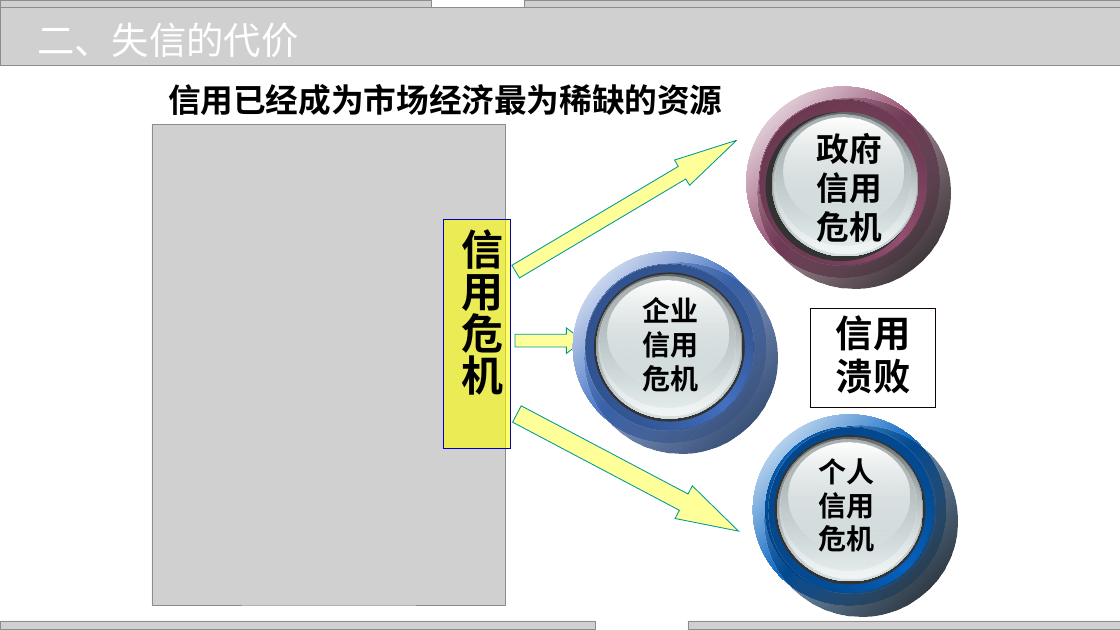
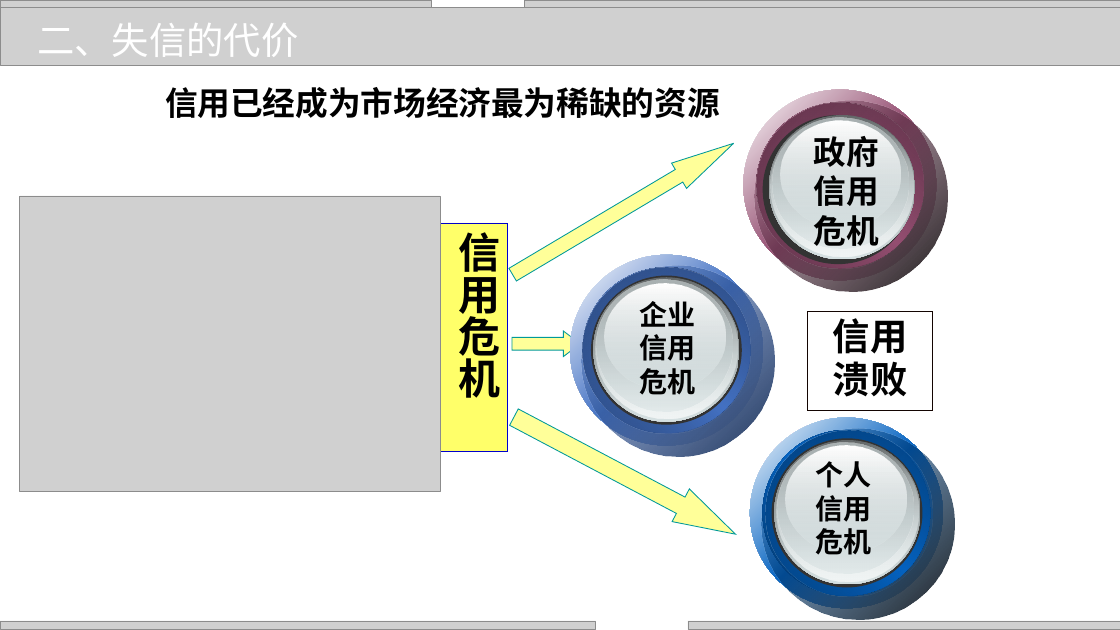
Before and after one commit to zhangjianzhang/internet_credit, a slide deck: slide 15 of files/slides/introduction.pptx. Drawn at 1120x630 pixels with LibreOffice and Linux fonts; fonts in the diff are those of the drawing; grey boxes stand for pictures; background and template pictures are left out. Boxes give left, top, right and bottom in pixels: in the first picture for what was removed or moved away, otherwise in the second. Text is boxed around its words. In the diff, an @@ line names an element or a change of style, - is before the commit and + after.

```diff
--- a/files/slides/introduction.pptx
+++ b/files/slides/introduction.pptx
@@ picture removed at (x1=152, y1=124, x2=505, y2=605) @@
@@ picture added at (x1=20, y1=196, x2=440, y2=492) @@
@@ 6 ellipses moved together from (x1=594, y1=112, x2=933, y2=592) to (x1=592, y1=115, x2=931, y2=596) @@
@@ 16 ellipses, 1 rectangle, 1 text moved together from (x1=585, y1=87, x2=958, y2=617) to (x1=581, y1=90, x2=954, y2=619) @@
```
Also in this commit, not shown: 6 other slides changed, 9 other files.
